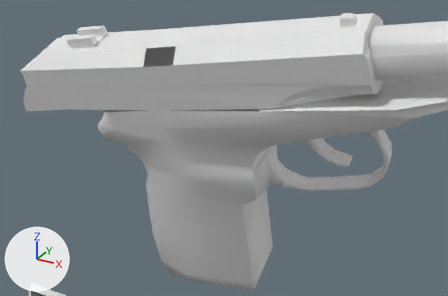
The OBJ model Vertex_Animation_Compiler/Assets/Makarov_Pistol_Reload152.obj as it was, and as the next commit left it.
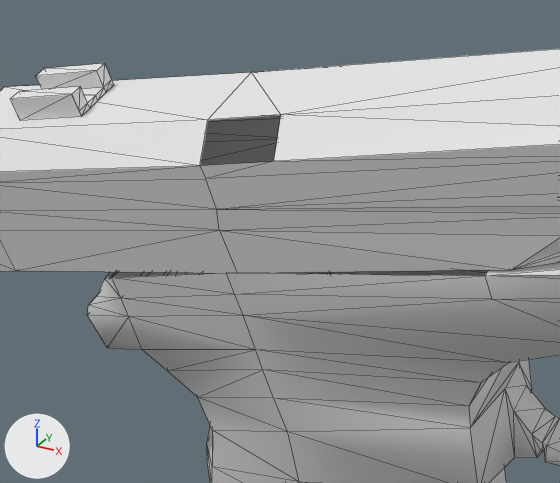
Each version appears first from a 50 mm lens placed at (0.4628, -0.3042, 0.0088), pointed at (0.366, -0.1281, -0.0792), and next in a close-up on the part from 14% to 65% of the width and 0% to 66% of the height. Every picture has the same lights, and +X, +Y and +Z are marked at lower left. The close-ups show mesh edges as thin lines. Where no turn or scale is listed for an object, it has been applied to the vertices.

In view in the first close-up: 'Rest_of_the_gun_Sphere', 'Top_Slider_Sphere.001'.
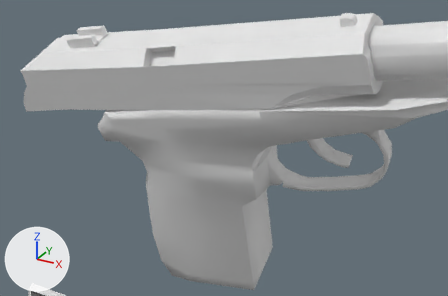
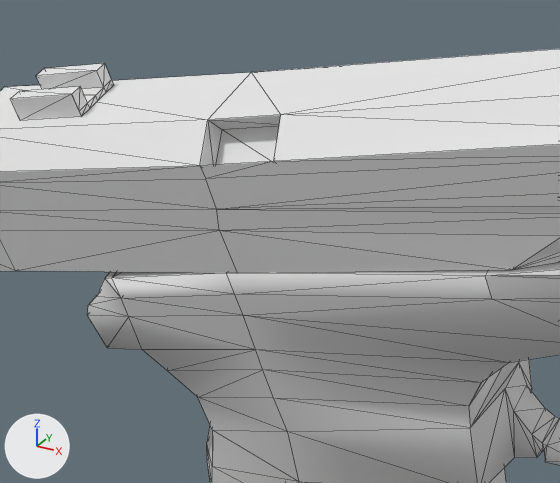
What differs and where, as boxes (x1, y1, x2, y2) in the close-ups (560 x 483 px):
part 1 of me_rest_of_the_gun_sphere, added: after (105, 270, 488, 278)
part 2 of me_top_slider_sphere_001, added: after (200, 115, 281, 166)

The change in detail:
me_rest_of_the_gun_sphere has 272 vertices, 519 faces and spans x 0.3109..0.4572, y -0.1349..-0.0811, z -0.1591..-0.0255.
me_rest_of_the_gun_sphere is used by ob_rest_of_the_gun_sphere; location (0.0, 0.0, 0.0).
Verts and faces of me_rest_of_the_gun_sphere; kept vertices keep their numbers, new ones are numbered from 272.
Before the commit, vertices of me_rest_of_the_gun_sphere: 164 (0.3784, -0.1076, -0.0545), 166 (0.3189, -0.1349, -0.0722) at pixel (104, 278), 175 (0.3202, -0.1349, -0.0718) at pixel (111, 277), 178 (0.3809, -0.1316, -0.0618) at pixel (485, 275), 179 (0.3407, -0.134, -0.0677) at pixel (226, 272).
Before the commit, vertices of me_rest_of_the_gun_sphere: 180 (0.3177, -0.1109, -0.0646), 181 (0.3382, -0.11, -0.0604), 183 (0.3164, -0.1109, -0.0649).
Part 1, on me_rest_of_the_gun_sphere:
New faces: (164, 181, 179), (175, 179, 181), (166, 175, 183), (164, 179, 178), (175, 181, 180), (175, 180, 183).
me_top_slider_sphere_001 is used by ob_top_slider_sphere_001; location (0.0, 0.0, 0.0).
me_top_slider_sphere_001 had 127 vertices, 227 faces and spanned x 0.2781..0.417, y -0.1423..-0.1082, z -0.0779..-0.0286.
me_top_slider_sphere_001 now has 131 vertices, 237 faces and spans x 0.2781..0.417, y -0.1423..-0.1082, z -0.0779..-0.0286.
Part 2, on me_top_slider_sphere_001:
4 vertices are added at (0.3411, -0.1362, -0.0525), (0.3516, -0.1316, -0.0451), (0.34, -0.1323, -0.0471), (0.3526, -0.1354, -0.0505).
10 new faces join them.
